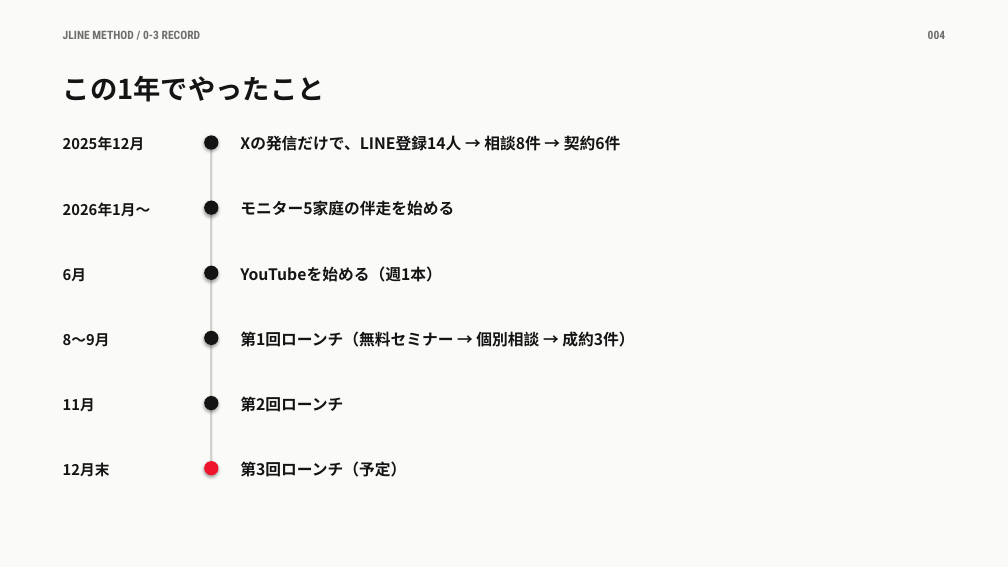
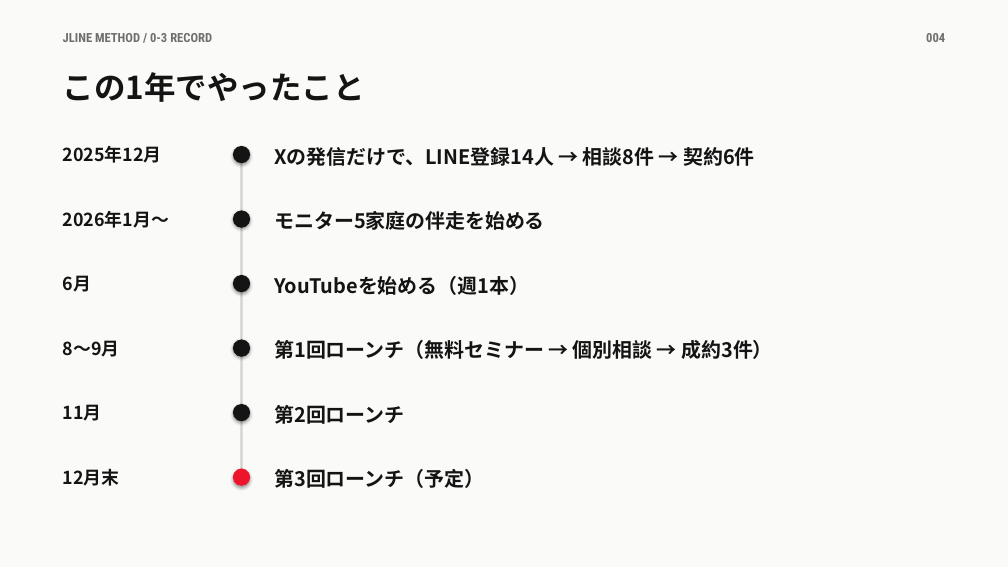
Before and after one commit to takafumisuzuki1117-sys/takafumi_suzuki, a slide deck: slide 4 of JLINEメソッド/教材/0章/0-3_鈴木の1年を数字で.pptx. Drawn at 1008x567 pixels with LibreOffice and Linux fonts; fonts in the diff are those of the drawing. Boxes give left, top, right and bottom in pixels: in the first picture for what was removed or moved away, otherwise in the second. Text is boxed around its words. In the diff, an @@ line names an element or a change of style, - is before the commit and + after.

```diff
--- a/JLINEメソッド/教材/0章/0-3_鈴木の1年を数字で.pptx
+++ b/JLINEメソッド/教材/0章/0-3_鈴木の1年を数字で.pptx
@@ text "JLINE METHOD / 0-3 RECORD" at [63,33,212,42]: size 11 to 12 pt @@
@@ text "004" at [926,33,945,42]: size 11 to 12 pt @@
@@ text "この1年でやったこと" at [63,72,365,102]: size 26 to 30 pt; line spacing 1.25 to 1.2 @@
@@ size 14 to 17 pt in 6 elements at [63,469,120,486], [63,404,102,421], [63,340,120,357], [63,275,91,292], [63,211,169,228], [63,146,162,163] @@
@@ text "2025年12月": place and size @@
-text "2025年12月" at [63,136,145,151]
+text "2025年12月" at [63,146,162,163]
@@ 6 ellipses: place and size @@
-6 ellipses at [204,135,219,476]
+6 ellipses at [233,146,250,486]
@@ size 15 to 19 pt in 6 elements at [274,405,404,424], [274,469,484,488], [274,340,773,359], [274,211,544,230], [274,276,529,295], [274,147,755,166] @@
@@ text "Xの発信だけで、LINE登録14人 → 相談8件 → 契約6件": place and size @@
-text "Xの発信だけで、LINE登録14人 → 相談8件 → 契約6件" at [240,135,621,151]
+text "Xの発信だけで、LINE登録14人 → 相談8件 → 契約6件" at [274,147,755,166]
@@ rectangle: place and size @@
-rectangle at [210,140,212,470]
+rectangle at [240,154,243,476]
@@ text "2026年1月〜": place and size @@
-text "2026年1月〜" at [63,202,151,217]
+text "2026年1月〜" at [63,211,169,228]
@@ text "モニター5家庭の伴走を始める": place and size @@
-text "モニター5家庭の伴走を始める" at [240,200,454,216]
+text "モニター5家庭の伴走を始める" at [274,211,544,230]
@@ text "6月": place and size @@
-text "6月" at [63,268,86,282]
+text "6月" at [63,275,91,292]
@@ text "YouTubeを始める（週1本）": place and size @@
-text "YouTubeを始める（週1本）" at [240,266,441,282]
+text "YouTubeを始める（週1本）" at [274,276,529,295]
@@ text "第1回ローンチ（無料セミナー → 個別相談 → 成約3件）": place and size @@
-text "第1回ローンチ（無料セミナー → 個別相談 → 成約3件）" at [240,331,634,347]
+text "第1回ローンチ（無料セミナー → 個別相談 → 成約3件）" at [274,340,773,359]
@@ text "第2回ローンチ": place and size @@
-text "第2回ローンチ" at [240,396,343,412]
+text "第2回ローンチ" at [274,405,404,424]
@@ text "第3回ローンチ（予定）": place and size @@
-text "第3回ローンチ（予定）" at [240,461,406,477]
+text "第3回ローンチ（予定）" at [274,469,484,488]
```
Also in this commit, not shown: 9 other slides changed, 9 other files.
